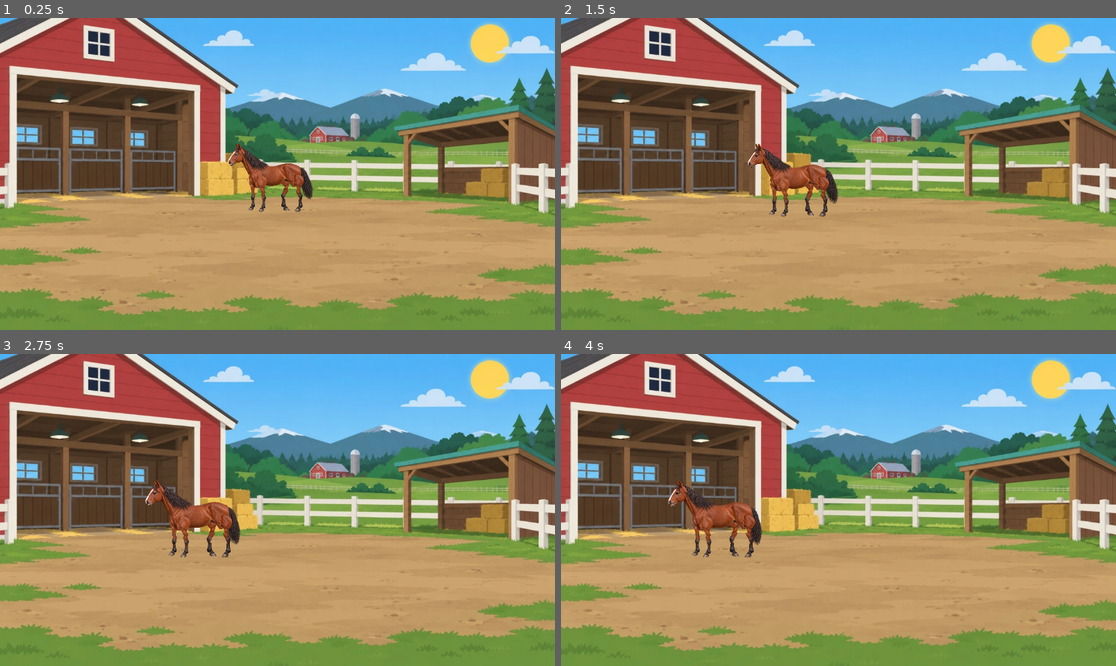
Above: before the commit, frames 1-4 (two rows, left to right).
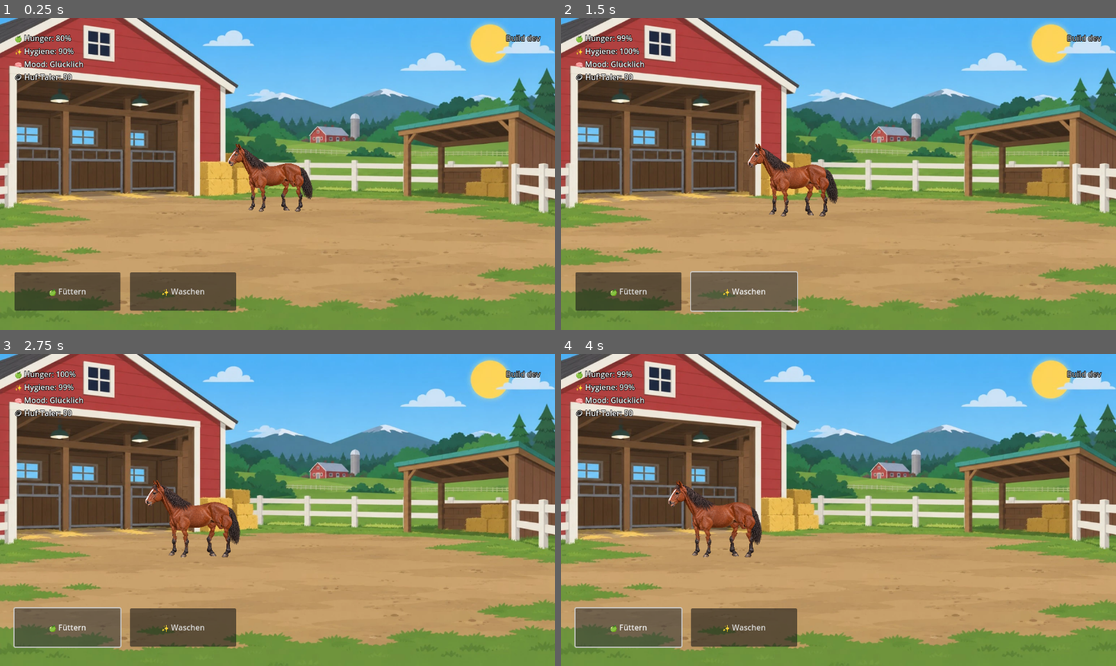
Above: after the commit, the same moments.

Repository: marceldubrig-hash/Pferd-und-Steve
Game: Godot game, scene res://scenes/main.tscn
Two runs of this game, one before a commit and one after it. Both use one fixed random seed, a clock stepped at 60 frames per second and the inputs below.
Inputs:
- Up to frame 1 (0.25 s): no input
- Up to frame 2 (1.5 s): click "🍏 Füttern" at 0.5 s; click "✨ Waschen" at 1.25 s
- Up to frame 3 (2.75 s): click "🍏 Füttern" at 2 s
- Up to frame 4 (4 s): click "✨ Waschen" at 2.75 s; click "🍏 Füttern" at 3.5 s

The runs differ from the first frame. In frame 1, 5.5% of the frame differs, in the area x 2-98%, y 5-94%; in frame 2, 5.7%; in frame 3, 5.8%, in the area x 2-98%, y 5-95%; in frame 4, 5.7%.

Commit message:
Fix unsichtbares HUD auf Fold7: HUD als CanvasLayer
Auf Marcels Fold7 (Android 16) renderte das Control-HUD zwischen den
Node2D-Sprites der Szene nicht: keine Werte, keine Fuettern/Waschen-
Buttons, obwohl die APK korrekt war. Als CanvasLayer mit eigenem
Canvas oberhalb der Welt erscheint das HUD auf dem Geraet
(mit Diagnose-Build b78 auf dem Fold7 verifiziert).

Diff:
--- a/scripts/horse_hud.gd
+++ b/scripts/horse_hud.gd
@@ -1,4 +1,4 @@
-extends Control
+extends CanvasLayer
 
 @onready var hunger_label: Label = Label.new()
 @onready var hygiene_label: Label = Label.new()
@@ -9,9 +9,14 @@
 
 func _ready() -> void:
 	# Layout und minimalistischer South-Park / Interdimensional-Cable-Look
-	anchor_right = 1.0
-	anchor_bottom = 1.0
-	mouse_filter = Control.MOUSE_FILTER_IGNORE
+	# CanvasLayer statt Control-Autoload: eigener Canvas ueber der Welt.
+	# Auf Marcels Fold7 wurden Controls zwischen den Szenen-Sprites nicht
+	# gerendert (Werte + Buttons unsichtbar), als CanvasLayer erscheinen sie.
+	layer = 10
+	var ui := Control.new()
+	ui.set_anchors_preset(Control.PRESET_FULL_RECT)
+	ui.mouse_filter = Control.MOUSE_FILTER_IGNORE
+	add_child(ui)
 
 	var vbox = VBoxContainer.new()
 	vbox.position = Vector2(30, 30)
@@ -19,7 +24,7 @@
 	vbox.add_child(hygiene_label)
 	vbox.add_child(mood_label)
 	vbox.add_child(money_label)
-	add_child(vbox)
+	ui.add_child(vbox)
 
 	# Stil für die Labels (gut lesbar auf der bunten Farm)
 	for child in vbox.get_children():
@@ -36,7 +41,7 @@
 	hbox.offset_top = -120
 	hbox.offset_bottom = -40
 	hbox.add_theme_constant_override("separation", 20)
-	add_child(hbox)
+	ui.add_child(hbox)
 
 	feed_button.text = "🍏 Füttern"
 	clean_button.text = "✨ Waschen"
@@ -59,7 +64,7 @@
 	version_label.add_theme_color_override("font_color", Color(1, 1, 1, 0.7))
 	version_label.add_theme_color_override("font_outline_color", Color.BLACK)
 	version_label.add_theme_constant_override("outline_size", 4)
-	add_child(version_label)
+	ui.add_child(version_label)
 
 	if HorseStats:
 		HorseStats.connect("stats_changed", Callable(self, "_on_stats_changed"))
